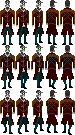
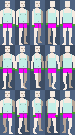
Two versions of the same layered image (w=75, h=135). Layer-by-layer changes:
hid "aiden pearce", painted on it over [0, 0, 75, 135]
showed "character", painted on it over [0, 1, 75, 135]
showed "background" over [0, 0, 75, 135]
